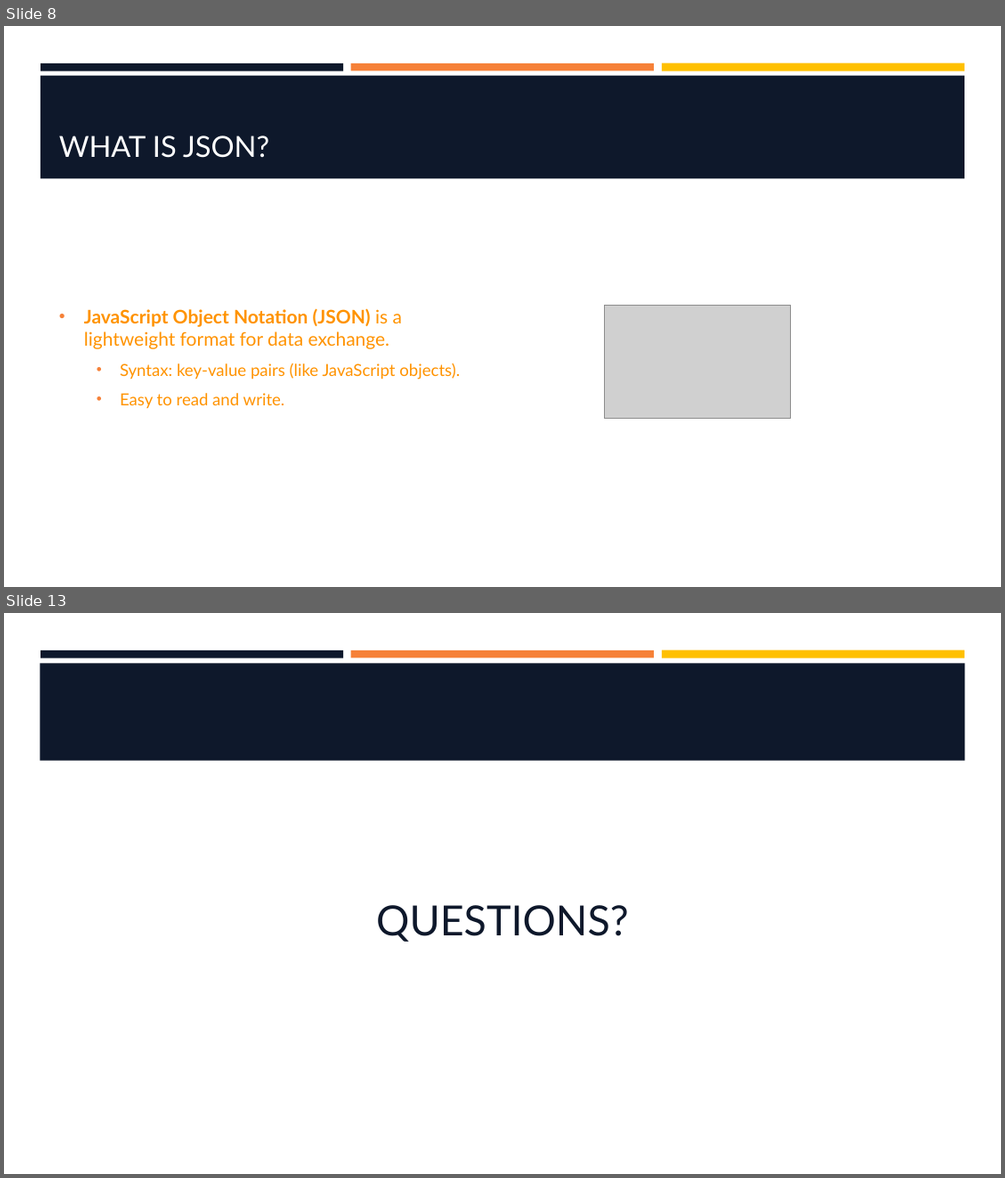
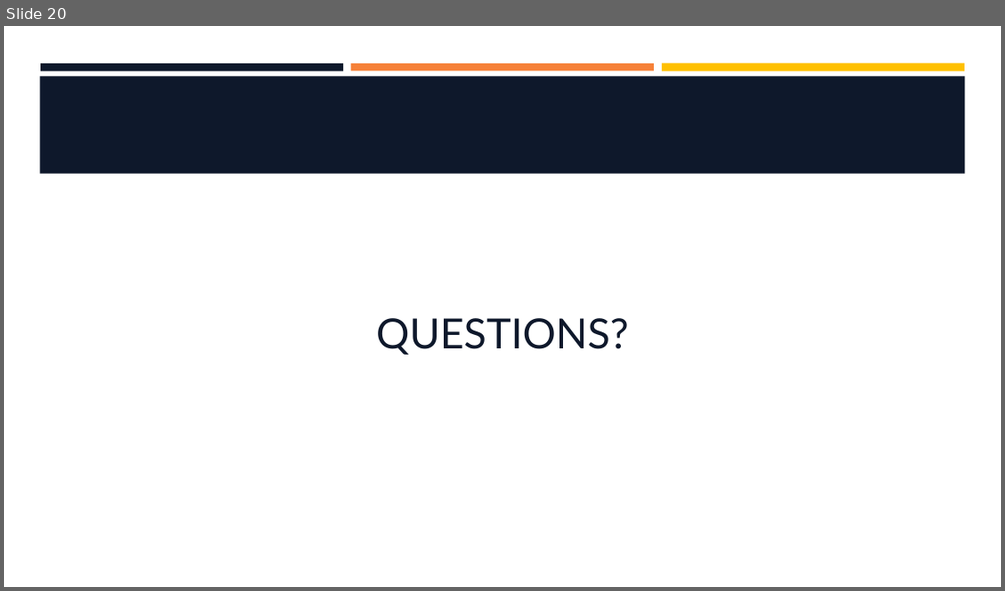
Before and after one commit to hawkeye1900/SBC-Sept24, a slide deck: week-5/W5-S2-NodeJS/W5-S2-NodeJS.pptx. Shown one above the other, each under a label of ours: slides 8 and 13 before the commit, slide 20 after it; the slides between them are not shown. The pictures are 1005x1178 and 1005x591 pixels, drawn with LibreOffice and Linux fonts; fonts in the diff are those of the drawing; grey boxes stand for pictures; background and template pictures are left out. Boxes give left, top, right and bottom in pixels: in the first picture for what was removed or moved away, otherwise in the second. Text is boxed around its words. In the diff, an @@ line names an element or a change of style, - is before the commit and + after.

```diff
--- a/week-5/W5-S2-NodeJS/W5-S2-NodeJS.pptx
+++ b/week-5/W5-S2-NodeJS/W5-S2-NodeJS.pptx
@@ slide 8 removed at bbox=[4, 26, 1001, 587], background #FFFFFF; not listed: 3 template elements that a slide beside it also shows @@
@@ rectangle removed at bbox=[40, 75, 965, 178] @@
@@ title removed at bbox=[59, 135, 269, 158] @@
-WHAT IS JSON?
@@ text removed at bbox=[84, 308, 460, 409] @@
-• JavaScript Object Notation (JSON) is a lightweight format for data exchange.
-  • Syntax: key-value pairs (like JavaScript objects).
-  • Easy to read and write.
@@ picture removed at bbox=[605, 305, 791, 418] @@
@@ what was slide 13 is now slide 20 @@
```
Also in this commit, not shown: 4 slides changed, 15 slides added, 7 other slides removed, 1 other file.
